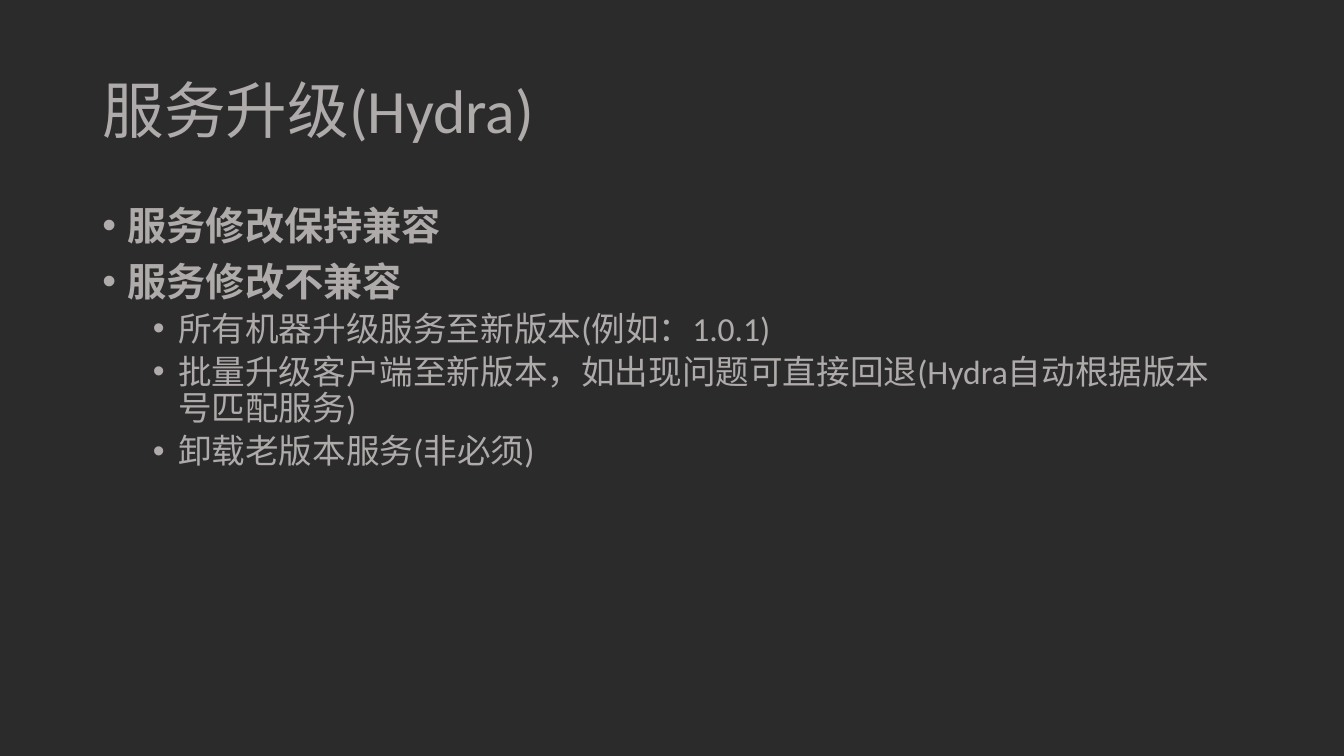
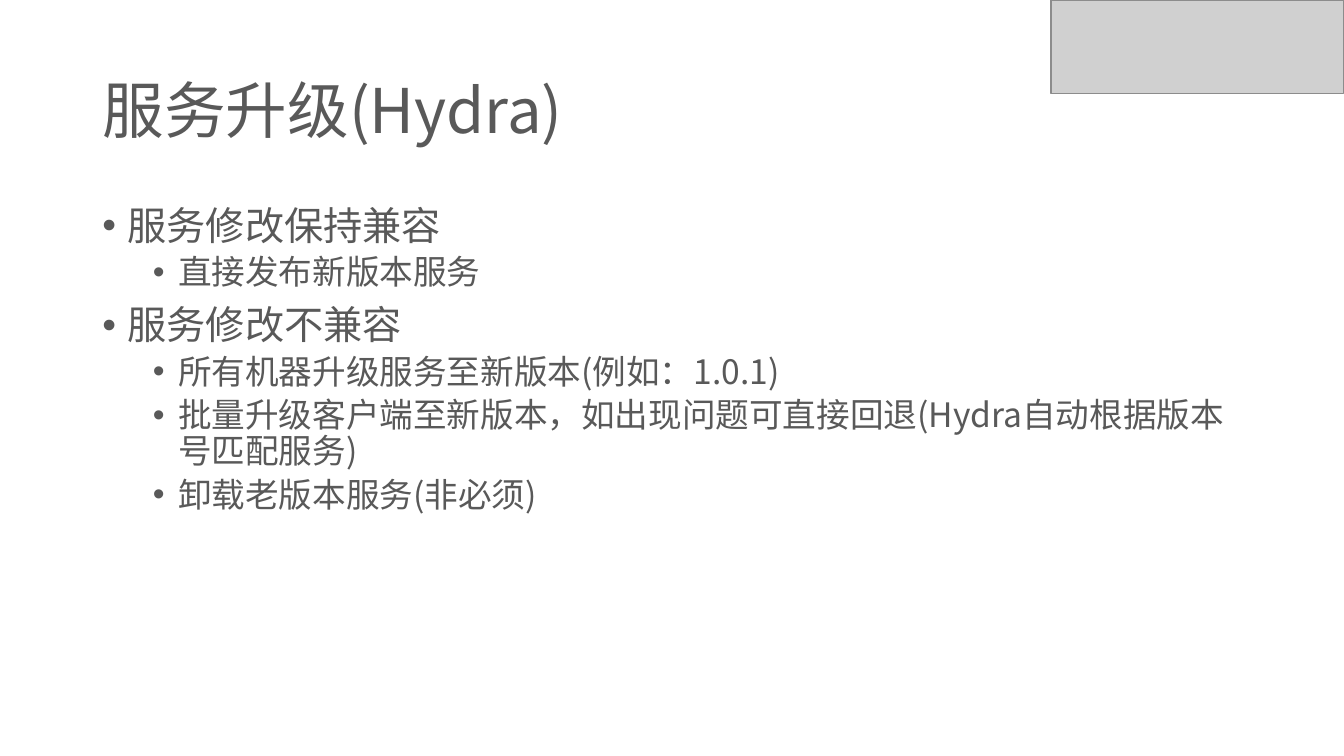
Before and after one commit to ivaneye/ivaneye.github.com, a slide deck: slide 7 of source/ppt/work/焦点服务化框架Hydra的演变-王一帆.pptx (slide 8 before the commit). Drawn at 1344x756 pixels with LibreOffice and Linux fonts; fonts in the diff are those of the drawing; grey boxes stand for pictures; background and template pictures are left out; a plain dark background stands for a picture behind light text. Boxes give left, top, right and bottom in pixels: in the first picture for what was removed or moved away, otherwise in the second. Text is boxed around its words. In the diff, an @@ line names an element or a change of style, - is before the commit and + after.

```diff
--- a/source/ppt/work/焦点服务化框架Hydra的演变-王一帆.pptx
+++ b/source/ppt/work/焦点服务化框架Hydra的演变-王一帆.pptx
@@ background picture (left out) to #FFFFFF @@
@@ picture added at [1052, 0, 1344, 94] @@
@@ title "服务升级(Hydra)" at [102, 81, 562, 148]: font Calibri to Noto Sans CJK SC, text colour #AFABAB to #595959 @@
@@ text at [128, 207, 1224, 514]: font Calibri to Noto Sans CJK SC, text colour #AFABAB to #595959; bold off in "服务修改保持兼容", "服务修改不兼容" @@
@@ text at [178, 255, 480, 287]: paragraph added @@
+  • 直接发布新版本服务
```
Also in this commit, not shown: 10 other slides changed, 3 slides added, 5 slides removed, 2 other files.
